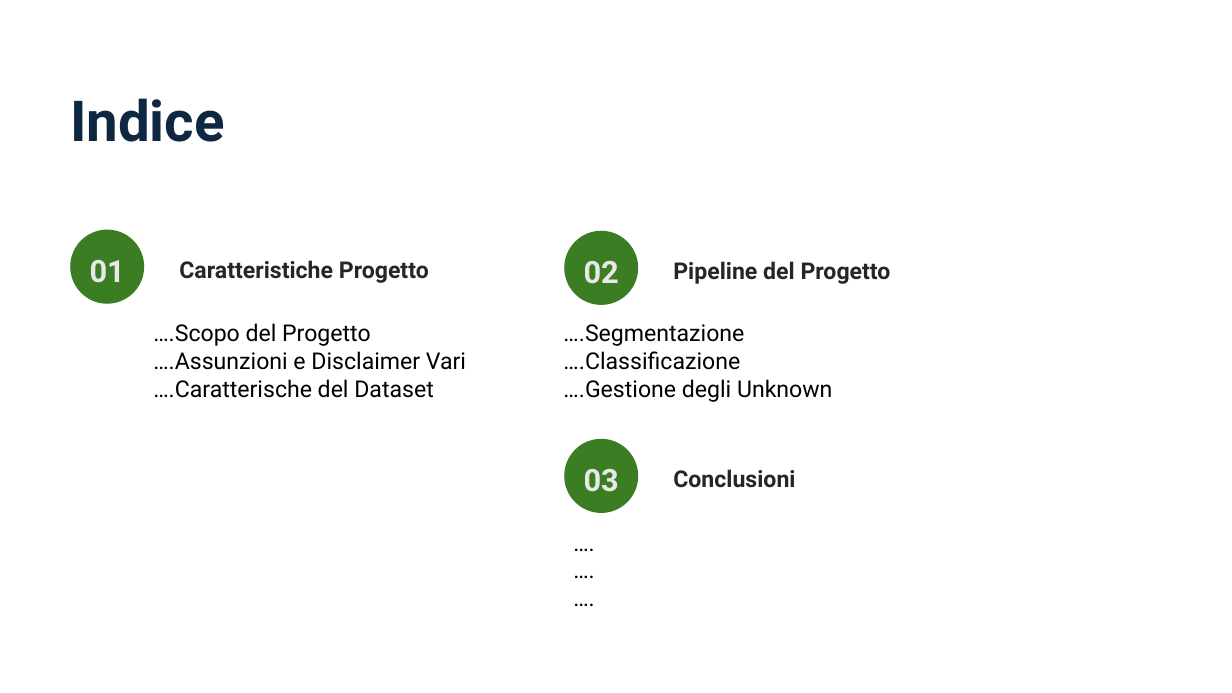
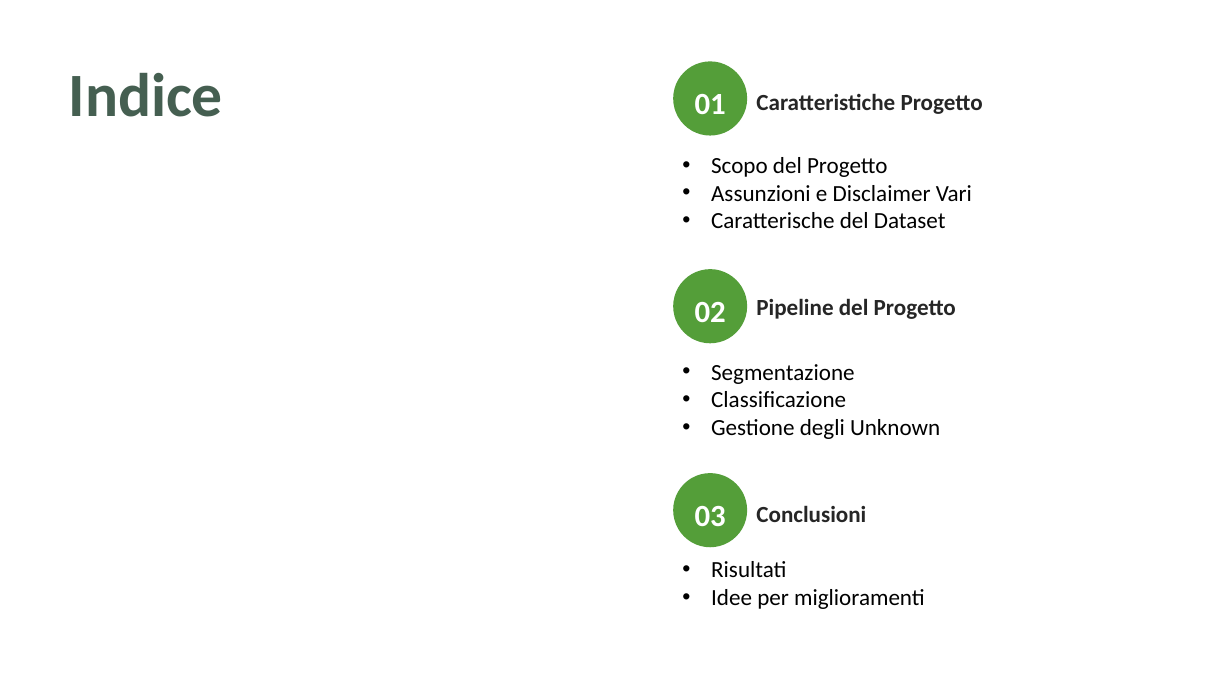
Before and after one commit to aleeteo/leaf_ID, a slide deck: slide 2 of presentazione/ProjectLeafWIP.pptx. Drawn at 1232x693 pixels with LibreOffice and Linux fonts; fonts in the diff are those of the drawing. Boxes give left, top, right and bottom in pixels: in the first picture for what was removed or moved away, otherwise in the second. Text is boxed around its words. In the diff, an @@ line names an element or a change of style, - is before the commit and + after.

```diff
--- a/presentazione/ProjectLeafWIP.pptx
+++ b/presentazione/ProjectLeafWIP.pptx
@@ title "Indice": place and size @@
-title "Indice" at (70,98,225,142)
+title "Indice" at (69,73,223,117)
@@ title "Indice" at (69,73,223,117): size 44 to 48 pt, font Roboto to Calibri, text colour #0E2841 to #455F51 @@
@@ font Roboto to Calibri, text colour #E8E8E8 to #FFFFFF; fill #3B7D23 to #549E39 in 3 elements at (674,473,748,547), (674,269,748,343), (674,61,748,135) @@
@@ ellipse "01": place and size @@
-ellipse "01" at (70,229,144,303)
+ellipse "01" at (674,61,748,135)
@@ font Roboto to Calibri in 3 elements at (756,505,866,522), (756,298,956,319), (756,93,983,114) @@
@@ text "Caratteristiche Progetto": place and size @@
-text "Caratteristiche Progetto" at (179,260,429,283)
+text "Caratteristiche Progetto" at (756,93,983,114)
@@ text at (711,157,972,228): text changed; font Roboto to Calibri @@
-….Scopo del Progetto
-….Assunzioni e Disclaimer Vari
-….Caratterische del Dataset
+• Scopo del Progetto
+• Assunzioni e Disclaimer Vari
+• Caratterische del Dataset
@@ rounded rectangle removed at (70,229,565,304) @@
@@ rounded rectangle removed at (565,231,1059,306) @@
@@ ellipse "02": place and size @@
-ellipse "02" at (565,231,639,305)
+ellipse "02" at (674,269,748,343)
@@ text "Pipeline del Progetto": place and size @@
-text "Pipeline del Progetto" at (673,261,891,284)
+text "Pipeline del Progetto" at (756,298,956,319)
@@ text at (711,364,940,439): text changed; font Roboto to Calibri @@
-….Segmentazione
-….Classificazione
-….Gestione degli Unknown
+• Segmentazione
+• Classificazione
+• Gestione degli Unknown
@@ rounded rectangle removed at (565,439,1059,514) @@
@@ ellipse "03": place and size @@
-ellipse "03" at (565,439,639,513)
+ellipse "03" at (674,473,748,547)
@@ text "Conclusioni": place and size @@
-text "Conclusioni" at (673,469,795,488)
+text "Conclusioni" at (756,505,866,522)
@@ text at (711,561,925,609): text changed; font Roboto to Calibri @@
-….
-….
-….
+• Risultati
+• Idee per miglioramenti
```
Also in this commit, not shown: 28 other slides changed, 10 slides added, 4 slides removed.
